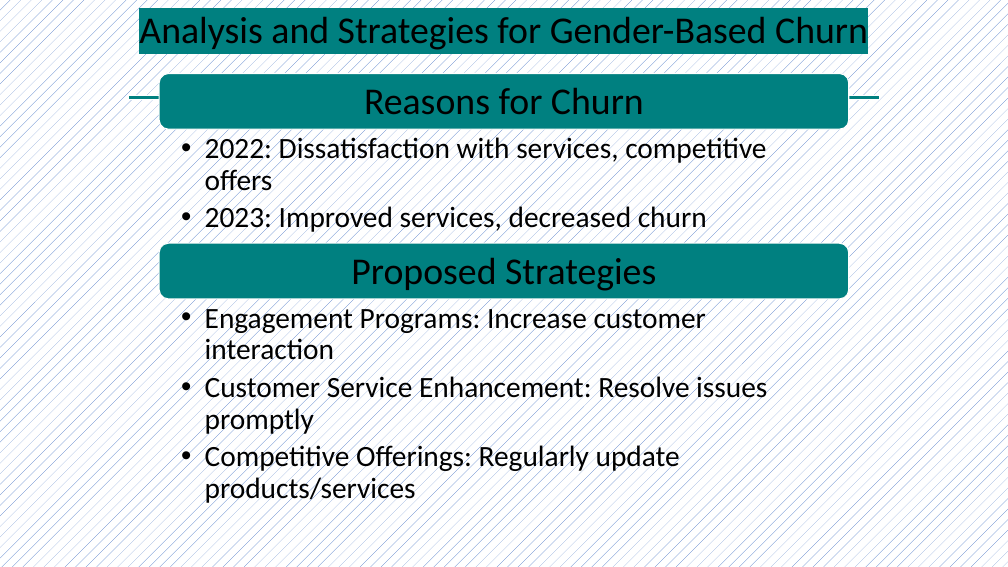
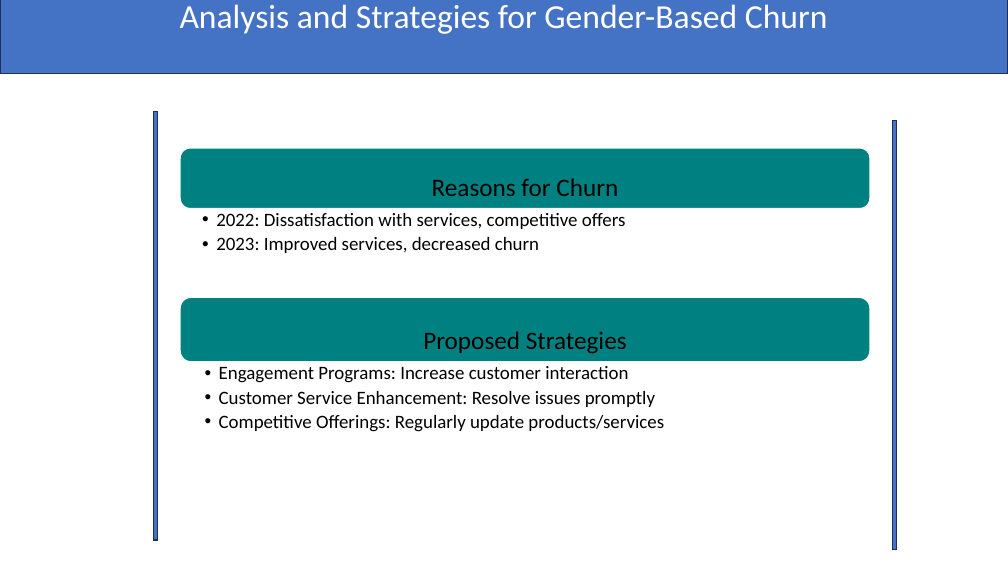
Before and after one commit to Lokesh272000/SQL-Project, a slide deck: slide 11 of Capstone Presentation.pptx. Drawn at 1008x567 pixels with LibreOffice and Linux fonts; fonts in the diff are those of the drawing. Boxes give left, top, right and bottom in pixels: in the first picture for what was removed or moved away, otherwise in the second. Text is boxed around its words. In the diff, an @@ line names an element or a change of style, - is before the commit and + after.

```diff
--- a/Capstone Presentation.pptx
+++ b/Capstone Presentation.pptx
@@ background pattern #4472C4 on #FFFFFF to #FFFFFF @@
@@ rectangle "Analysis and Strategies for Gender-Based ...": place and size @@
-rectangle "Analysis and Strategies for Gender-Based ..." at (129,95,879,99)
+rectangle "Analysis and Strategies for Gender-Based ..." at (0,0,1008,73)
@@ rectangle "Analysis and Strategies for Gender-Based ..." at (0,0,1008,73): size 36 to 32 pt, text colour #000000 to #FFFFFF, highlight #008080 to none; line spacing 0.9 to 1; less space between paragraphs; vertical alignment bottom to middle; title to rectangle; fill #008080 to #4472C4; outline #FFFFFF 1 pt to #1E3256 1 pt @@
@@ rectangle added at (154,111,158,540), fill #4472C4, outline #1E3256 1 pt @@
@@ rounded rectangle: place and size @@
-rounded rectangle at (160,73,849,129)
+rounded rectangle at (180,148,870,209)
@@ rectangle added at (892,121,896,550), fill #4472C4, outline #1E3256 1 pt @@
@@ text "Reasons for Churn" at (432,178,618,196): size 36 to 24 pt; less space between paragraphs @@
@@ text "Reasons for Churn": place and size @@
-text "Reasons for Churn" at (364,88,644,114)
+text "Reasons for Churn" at (432,178,618,196)
@@ text "2022: Dissatisfaction with services, competitive ..." at (216,213,626,253): size 28 to 18 pt; indent changed; less space between paragraphs @@
@@ text "2022: Dissatisfaction with services, competitive ...": place and size @@
-text "2022: Dissatisfaction with services, competitive ..." at (205,133,766,235)
+text "2022: Dissatisfaction with services, competitive ..." at (216,213,626,253)
@@ rounded rectangle: place and size @@
-rounded rectangle at (160,243,849,299)
+rounded rectangle at (180,297,870,361)
@@ text "Proposed Strategies": place and size @@
-text "Proposed Strategies" at (351,258,656,291)
+text "Proposed Strategies" at (423,331,627,353)
@@ text "Proposed Strategies" at (423,331,627,353): size 36 to 24 pt; less space between paragraphs @@
@@ text "Engagement Programs: Increase customer interaction": place and size @@
-text "Engagement Programs: Increase customer interaction" at (205,303,767,506)
+text "Engagement Programs: Increase customer interaction" at (219,366,664,432)
@@ text "Engagement Programs: Increase customer interaction" at (219,366,664,432): size 28 to 18 pt; indent changed; less space between paragraphs @@
```
Also in this commit, not shown: 19 other slides changed, 1 slide added, 1 slide removed.
